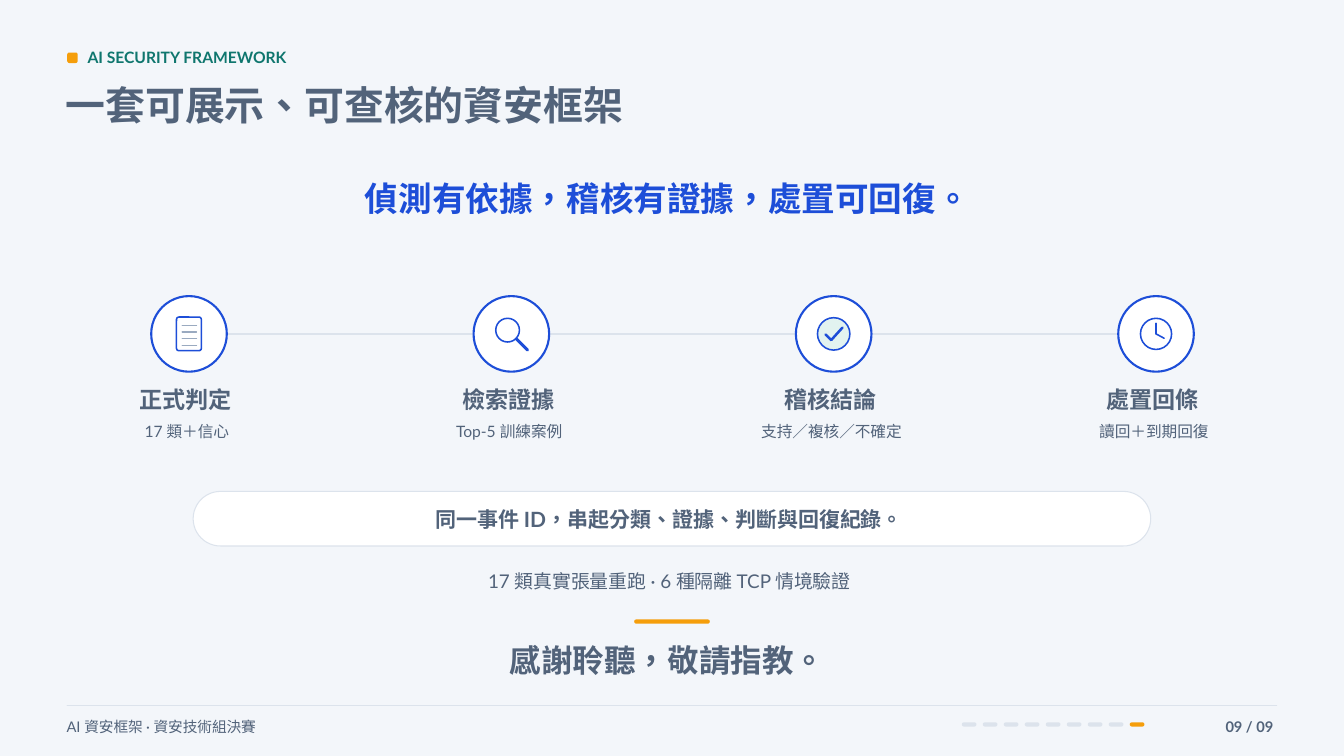
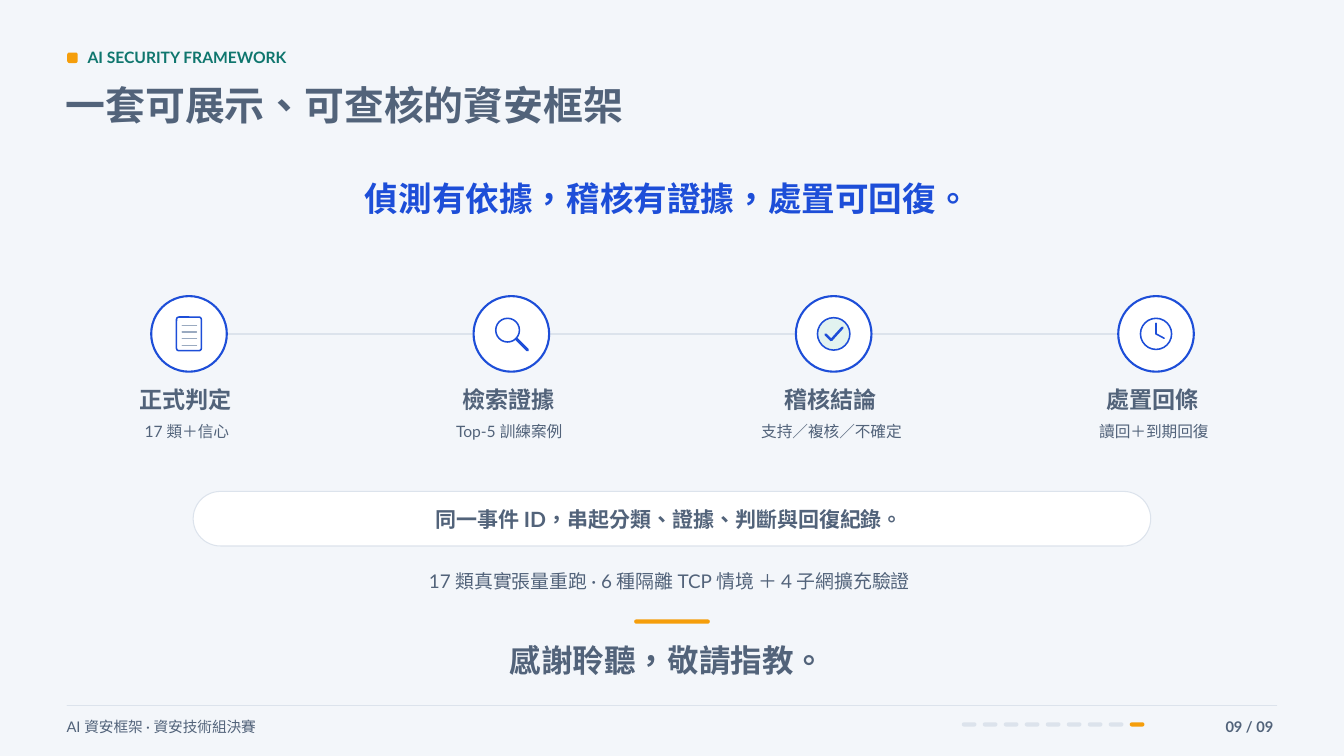
Before and after one commit to Lily09-project/innoserve-competition, a slide deck: slide 9 of deliverables/決賽簡報_AI資安框架.pptx. Drawn at 1344x756 pixels with LibreOffice and Linux fonts; fonts in the diff are those of the drawing. Boxes give left, top, right and bottom in pixels: in the first picture for what was removed or moved away, otherwise in the second. Text is boxed around its words. In the diff, an @@ line names an element or a change of style, - is before the commit and + after.

```diff
--- a/deliverables/決賽簡報_AI資安框架.pptx
+++ b/deliverables/決賽簡報_AI資安框架.pptx
@@ text at (429,572,910,590): text changed @@
-17 類真實張量重跑 · 6 種隔離 TCP 情境驗證
+17 類真實張量重跑 · 6 種隔離 TCP 情境 ＋ 4 子網擴充驗證
```
Also in this commit, not shown: 3 other slides changed, 15 other files.
